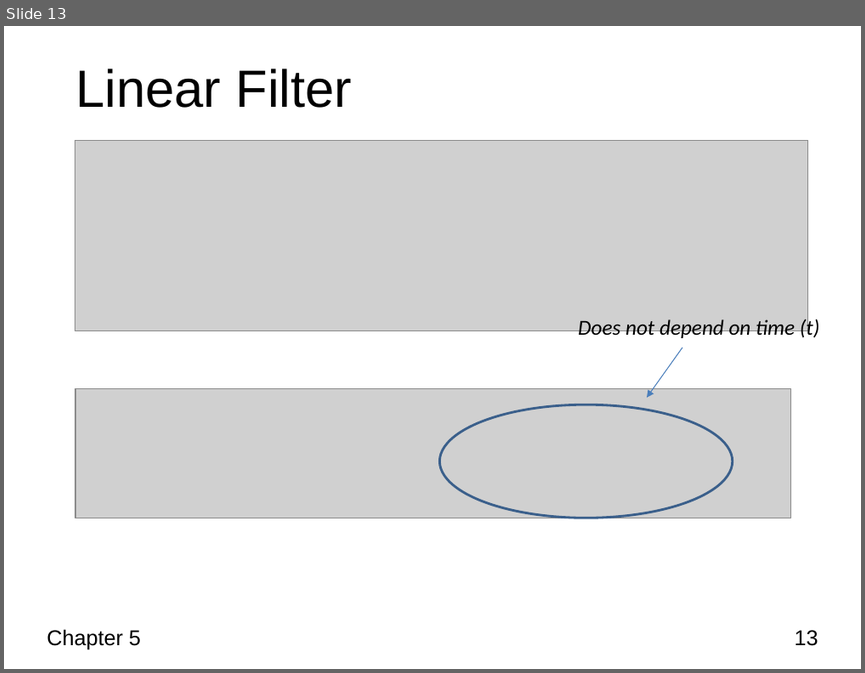
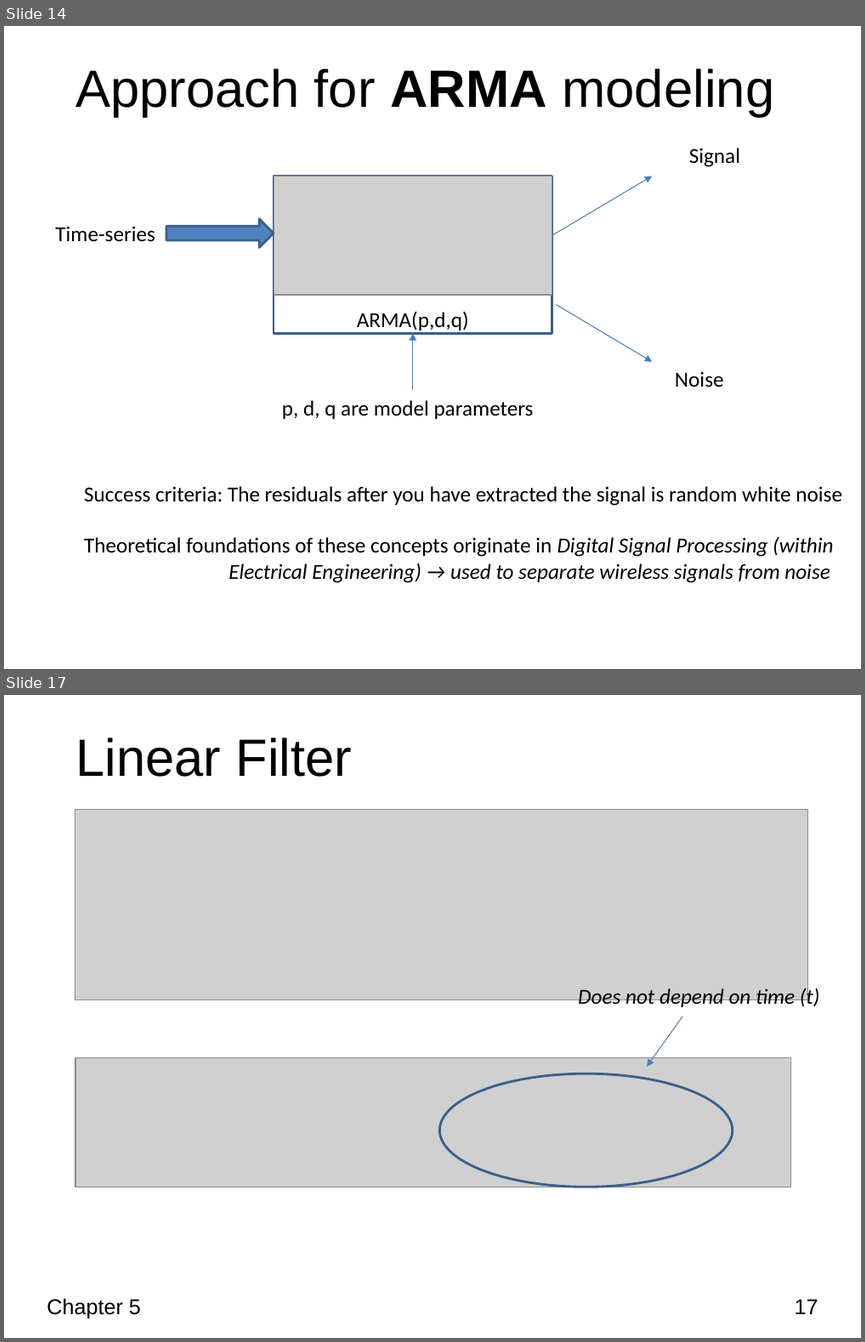
Before and after one commit to kefuzhu/University-of-Rochester, a slide deck: DSC475/Lecture-Slides/Chapter5_ARMA_Part1.pptx. Shown one above the other, each under a label of ours: slide 13 before the commit, slides 14 and 17 after it; the slides between them are not shown. The pictures are 865x673 and 865x1342 pixels, drawn with LibreOffice and Linux fonts; fonts in the diff are those of the drawing; grey boxes stand for pictures; background and template pictures are left out. Boxes give left, top, right and bottom in pixels: in the first picture for what was removed or moved away, otherwise in the second. Text is boxed around its words. In the diff, an @@ line names an element or a change of style, - is before the commit and + after.

```diff
--- a/DSC475/Lecture-Slides/Chapter5_ARMA_Part1.pptx
+++ b/DSC475/Lecture-Slides/Chapter5_ARMA_Part1.pptx
@@ slide 14 added at (4,26,861,669), background #FFFFFF @@
@@ title added at (75,68,774,116), 44 pt, text #000000 @@
+Approach for ARMA modeling
@@ text added at (689,148,740,167), 18 pt, text #000000 @@
+Signal
@@ rectangle added at (274,176,552,333), outline #3A5F8C 2 pt, 18 pt, text #000000 @@
+ARMA(p,d,q)
@@ picture added at (274,176,552,295) @@
@@ arrow added from (552, 235) to (652, 176), #4B7EBC 0.75 pt @@
@@ text added at (55,226,155,242), 18 pt, text #000000 @@
+Time-series
@@ right arrow added at (167,219,274,247), fill #4F81BD, outline #3A5F8C 2 pt @@
@@ arrow added from (556, 305) to (652, 362), #4B7EBC 0.75 pt @@
@@ arrow added from (413, 390) to (413, 333), #4B7EBC 0.75 pt @@
@@ text added at (675,371,724,386), 18 pt, text #000000 @@
+Noise
@@ text added at (282,400,534,419), 18 pt, text #000000 @@
+p, d, q are model parameters
@@ text added at (84,486,842,583), 18 pt, text #000000 @@
+Success criteria: The residuals after you have extracted the signal is random white noise
+Theoretical foundations of these concepts originate in Digital Signal Processing (within Electrical Engineering) → used to separate wireless signals from noise
@@ what was slide 13 is now slide 17 @@
@@ page number at (794,1299,818,1314): text changed @@
-13
+17
```
Also in this commit, not shown: 12 slides changed, 14 other slides added, 1 slide removed, 1 other file.
